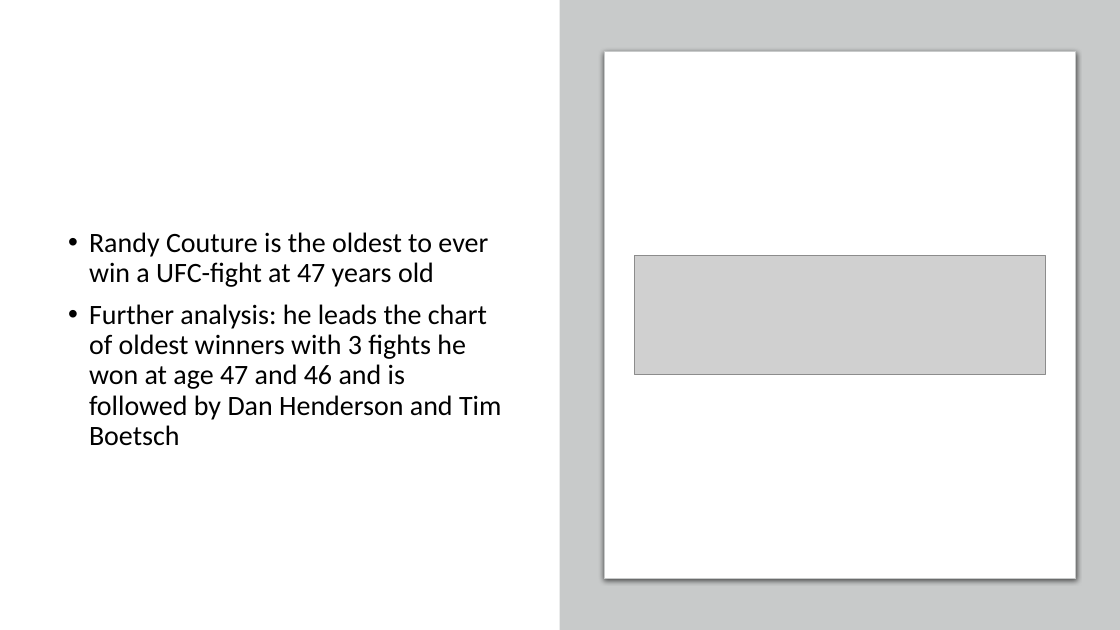
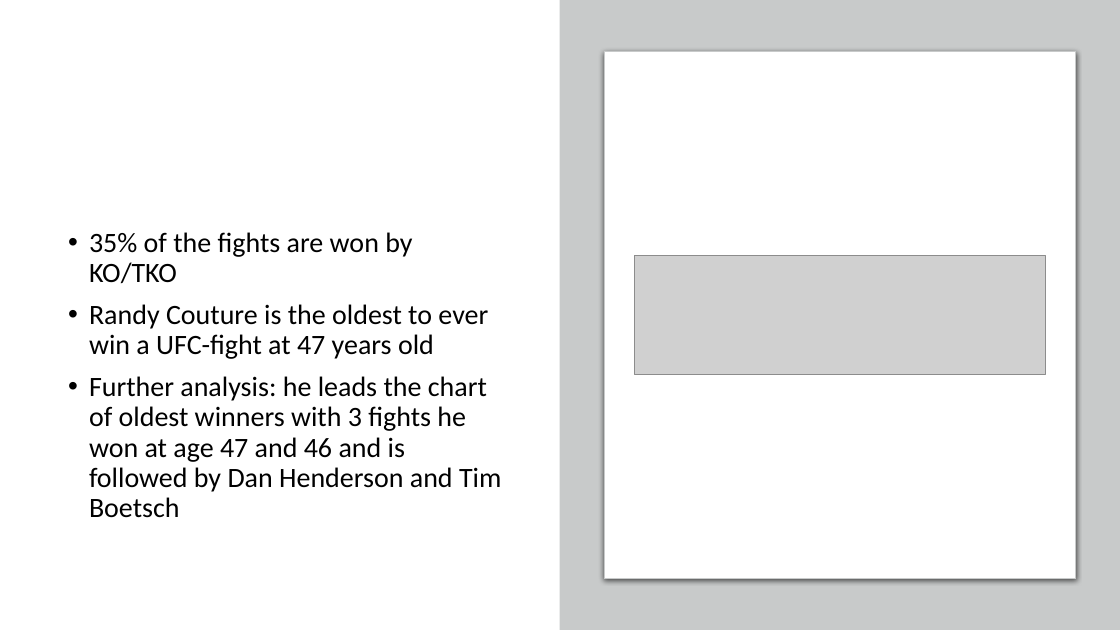
Before and after one commit to studentpretzels/DataScience_Course_FinalProject_UFC_052020, a slide deck: slide 5 of reports/UFC-Dataset.pptx. Drawn at 1120x630 pixels with LibreOffice and Linux fonts; fonts in the diff are those of the drawing; grey boxes stand for pictures. Boxes give left, top, right and bottom in pixels: in the first picture for what was removed or moved away, otherwise in the second. Text is boxed around its words. In the diff, an @@ line names an element or a change of style, - is before the commit and + after.

```diff
--- a/reports/UFC-Dataset.pptx
+++ b/reports/UFC-Dataset.pptx
@@ text at [89, 232, 412, 284]: paragraph added @@
+• 35% of the fights are won by KO/TKO
```
Also in this commit, not shown: 1 other file.
